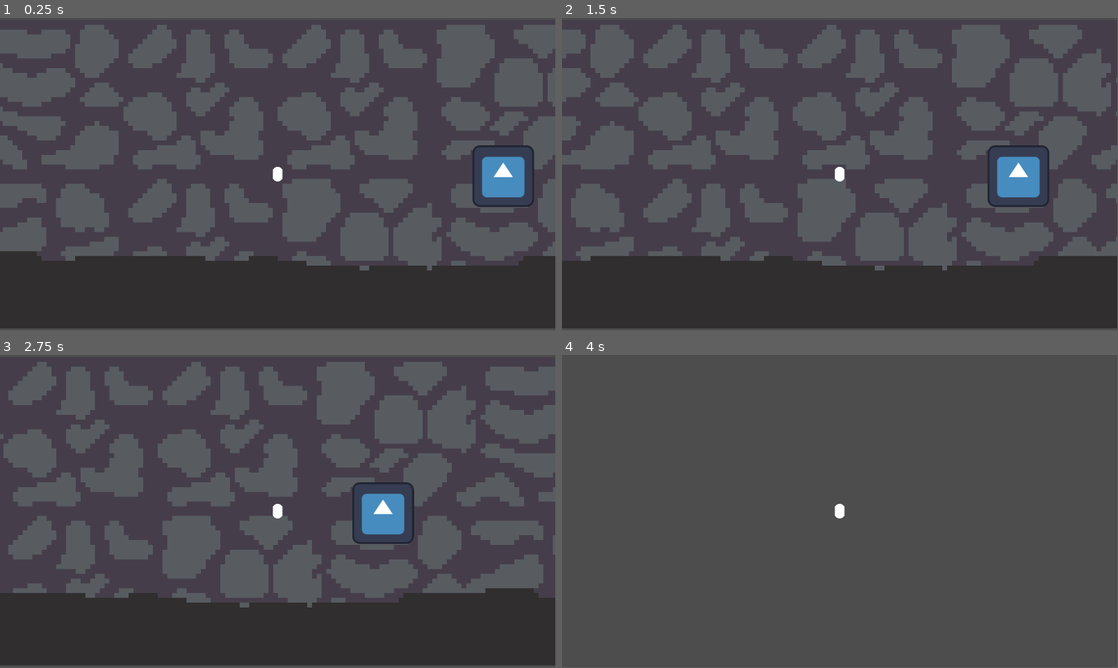
Above: before the commit, frames 1-4 (two rows, left to right).
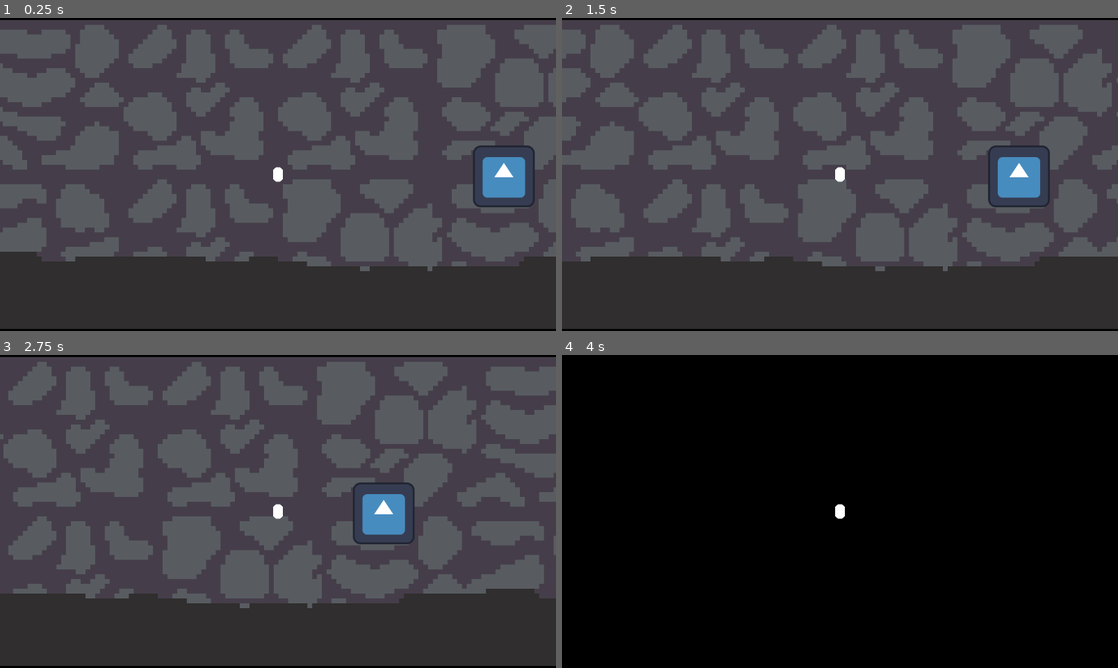
Above: after the commit, the same moments.

Repository: CreaJeu/LePhareFarAway
Game: Godot game, scene res://scenes/levels/main.tscn
The game is run twice, just before and just after one commit, with the same random seed, the same clock (stepped at 60 frames per second) and the same inputs. The engine's default icon, where the game draws it, is replaced by a stand-in: a white triangle on a blue panel in a dark square.
Inputs:
- Up to frame 1 (0.25 s): no input
- Up to frame 2 (1.5 s): tap Enter at 0.5 s; hold D (right) 0.53-1.28 s; tap E (interact) at 0.6, 1.35 s; hold Down (ui_down) from 1.28 s (still down)
- Up to frame 3 (2.75 s): release Down (ui_down) at 2.03 s; hold D (right) from 2.03 s (still down); tap E (interact) at 2.1 s
- Up to frame 4 (4 s): release D (right) at 2.78 s; hold Up (ui_up) 2.78-3.53 s; tap E (interact) at 2.85, 3.6 s; hold A (left) from 3.53 s (still down)
In our replay, the window is 799x449 before the commit and 800x450 after it. These sizes can differ from the game's own. Grey fills any space a smaller window leaves; there, only what the larger window draws over its background counts as a difference.

The runs differ from the first frame. In frame 1, 2.1% of the frame differs, in the area x 0-100%, y 0-100%; in frame 2, 2.1%; in frame 3, 2.1%; in frame 4, 100%.

Commit message:
simple menu

Diff:
--- a/project.godot
+++ b/project.godot
@@ -14,6 +14,10 @@
 run/main_scene="res://scenes/levels/main.tscn"
 config/features=PackedStringArray("4.3", "Forward Plus")
 config/icon="res://icon.svg"
+
+[display]
+
+window/stretch/mode="viewport"
 
 [dotnet]
 
@@ -48,3 +52,8 @@
 , Object(InputEventKey,"resource_local_to_scene":false,"resource_name":"","device":-1,"window_id":0,"alt_pressed":false …(186 unchanged characters)…
 ]
 }
+
+[rendering]
+
+textures/canvas_textures/default_texture_filter=0
+environment/defaults/default_clear_color=Color(0, 0, 0, 1)
--- /dev/null
+++ b/scenes/levels/main_menu.tscn
@@ -0,0 +1,44 @@
+[gd_scene load_steps=3 format=3 uid="uid://ki1usjmo6fur"]
+
+[sub_resource type="GDScript" id="GDScript_pvgff"]
+script/source = "extends Button
+
+func _on_pressed():
+	get_tree().change_scene_to_file(\"res://scenes/levels/main.tscn\")
+"
+
+[sub_resource type="GDScript" id="GDScript_q3ovt"]
+script/source = "extends Button
+
+func _on_pressed():
+	get_tree().quit()
+"
+
+[node name="MainMenu" type="Node2D"]
+
+[node name="Menu" type="Control" parent="."]
+layout_mode = 3
+anchors_preset = 15
+anchor_right = 1.0
+anchor_bottom = 1.0
+grow_horizontal = 2
+grow_vertical = 2
+
+[node name="VBoxContainer" type="VBoxContainer" parent="Menu"]
+layout_mode = 0
+offset_right = 211.0
+offset_bottom = 144.0
+
+[node name="Start" type="Button" parent="Menu/VBoxContainer"]
+layout_mode = 2
+text = "Start"
+script = SubResource("GDScript_pvgff")
+
+[node name="Quit" type="Button" parent="Menu/VBoxContainer"]
+layout_mode = 2
+text = "Quit
+"
+script = SubResource("GDScript_q3ovt")
+
+[connection signal="pressed" from="Menu/VBoxContainer/Start" to="Menu/VBoxContainer/Start" method="_on_pressed"]
+[connection signal="pressed" from="Menu/VBoxContainer/Quit" to="Menu/VBoxContainer/Quit" method="_on_pressed"]
